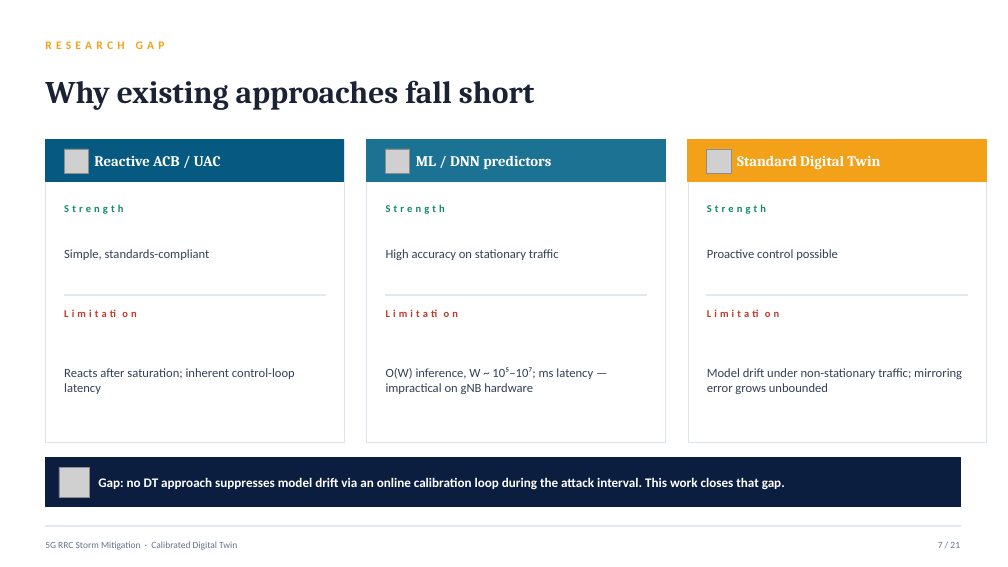
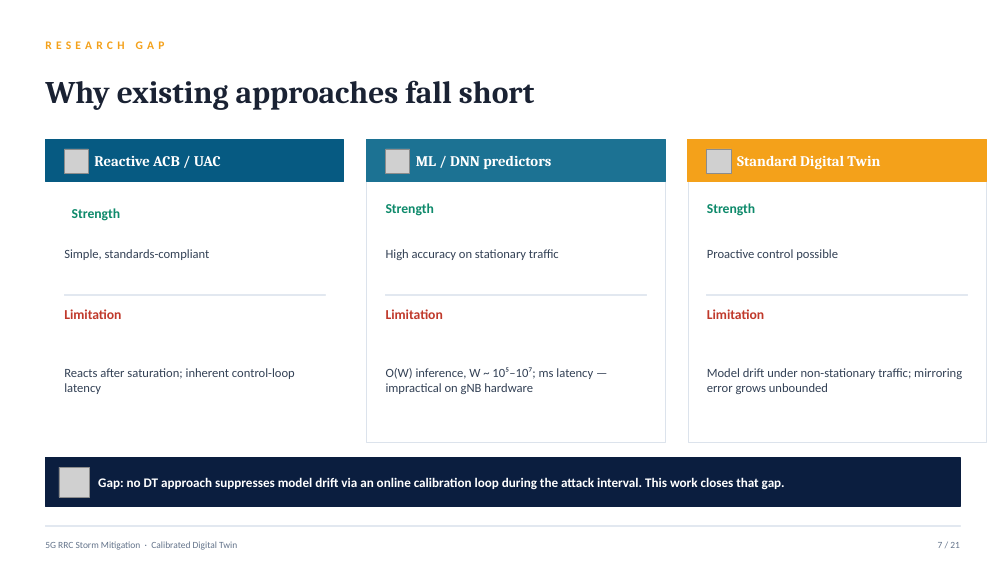
Before and after one commit to omerdikyol/rrc-storm-dt, a slide deck: slide 7 of presentation/presentation.pptx. Drawn at 1008x567 pixels with LibreOffice and Linux fonts; fonts in the diff are those of the drawing; grey boxes stand for pictures. Boxes give left, top, right and bottom in pixels: in the first picture for what was removed or moved away, otherwise in the second. Text is boxed around its words. In the diff, an @@ line names an element or a change of style, - is before the commit and + after.

Commit message:
Fix title alignment in slide 7

```diff
--- a/presentation/presentation.pptx
+++ b/presentation/presentation.pptx
@@ rectangle removed at bbox=[45, 140, 344, 442] @@
@@ text "Strength" at bbox=[72, 208, 120, 221]: size 10 to 13 pt, letter spacing 3 to 0 pt; vertical alignment middle to top @@
@@ size 10 to 13 pt, letter spacing 3 to 0 pt in 5 elements at bbox=[64, 309, 121, 319], bbox=[386, 203, 434, 216], bbox=[386, 309, 443, 319], bbox=[707, 203, 755, 216], bbox=[707, 309, 764, 319] @@
```
Also in this commit, not shown: 2 other slides changed, 1 other file.
